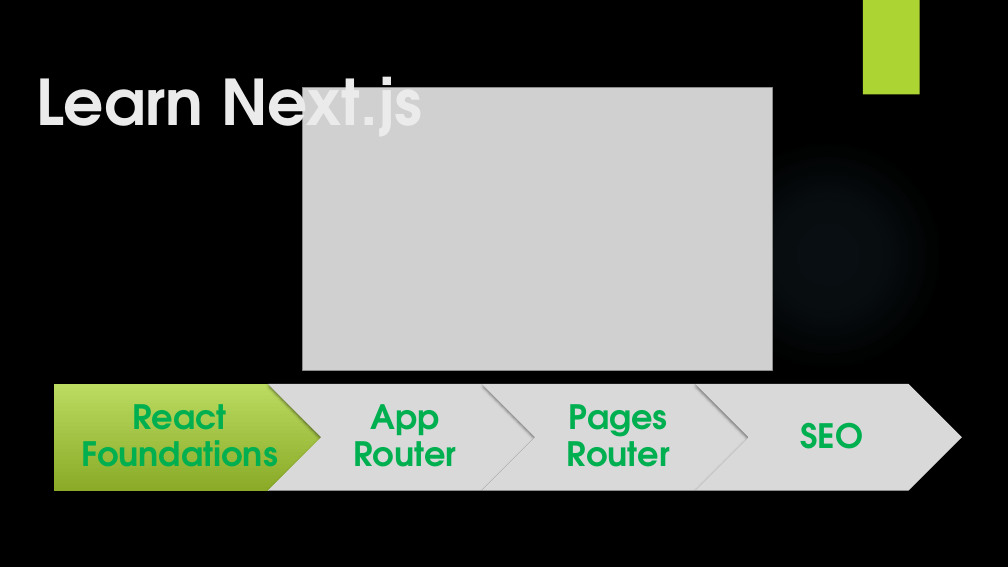
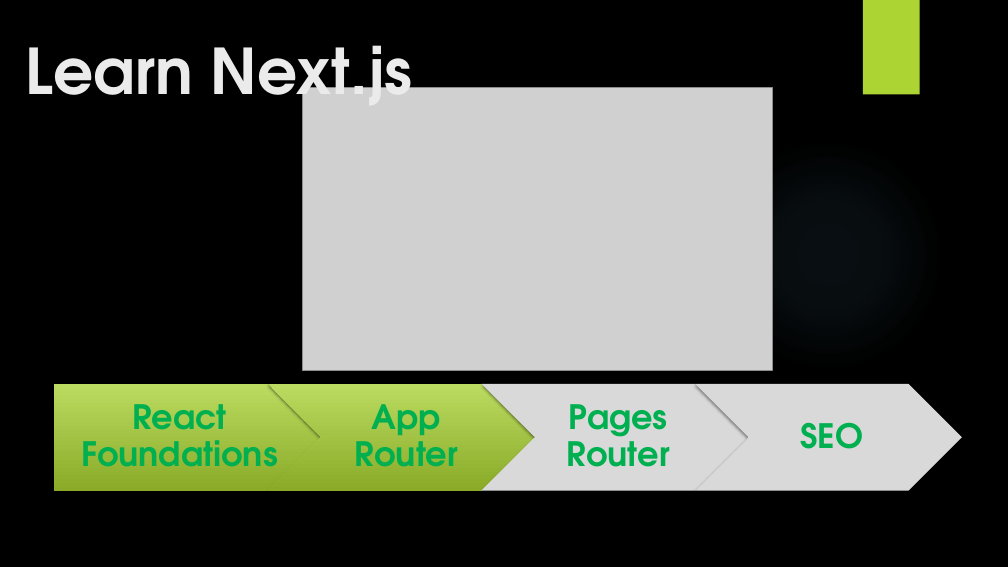
Before and after one commit to yasenstar/learn_javascript, a slide deck: slide 1 of learn_nextjs/2_App_Router/App_Router.pptx (slide 3 before the commit). Drawn at 1008x567 pixels with LibreOffice and Linux fonts; fonts in the diff are those of the drawing; grey boxes stand for pictures; background and template pictures are left out. Boxes give left, top, right and bottom in pixels: in the first picture for what was removed or moved away, otherwise in the second. Text is boxed around its words. In the diff, an @@ line names an element or a change of style, - is before the commit and + after.

Commit message:
prepare learn next.js #2

```diff
--- a/learn_nextjs/2_App_Router/App_Router.pptx
+++ b/learn_nextjs/2_App_Router/App_Router.pptx
@@ title "Learn Next.js" rewrapped from (x1=36, y1=56, x2=422, y2=151) to (x1=26, y1=45, x2=412, y2=120) @@
@@ chevron at (x1=268, y1=384, x2=535, y2=491): fill #D9D9D9 to gradient #BCDC62 to #8AAA29 @@
```
Also in this commit, not shown: 2 other slides changed, 1 slide added, 17 other files.
